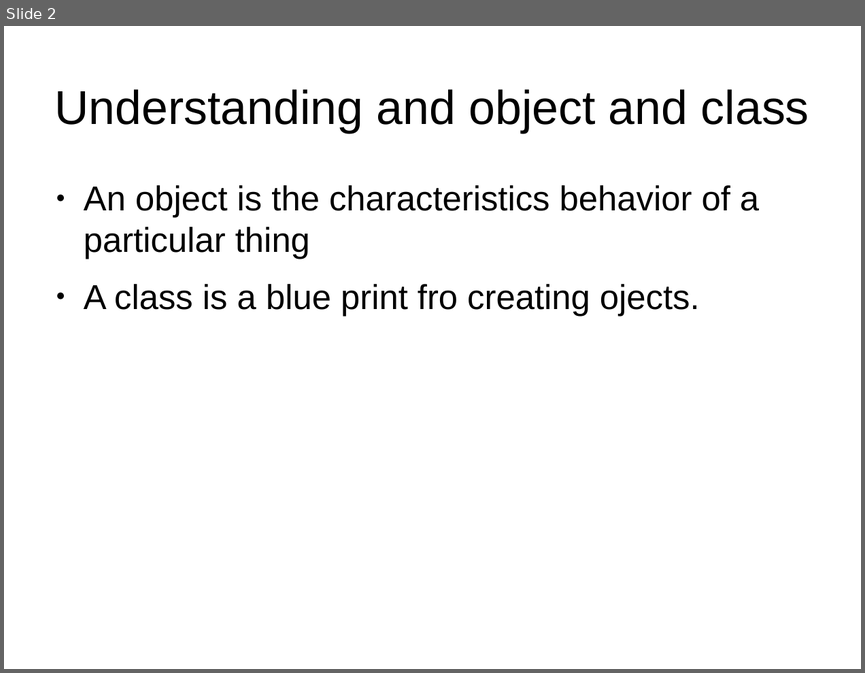
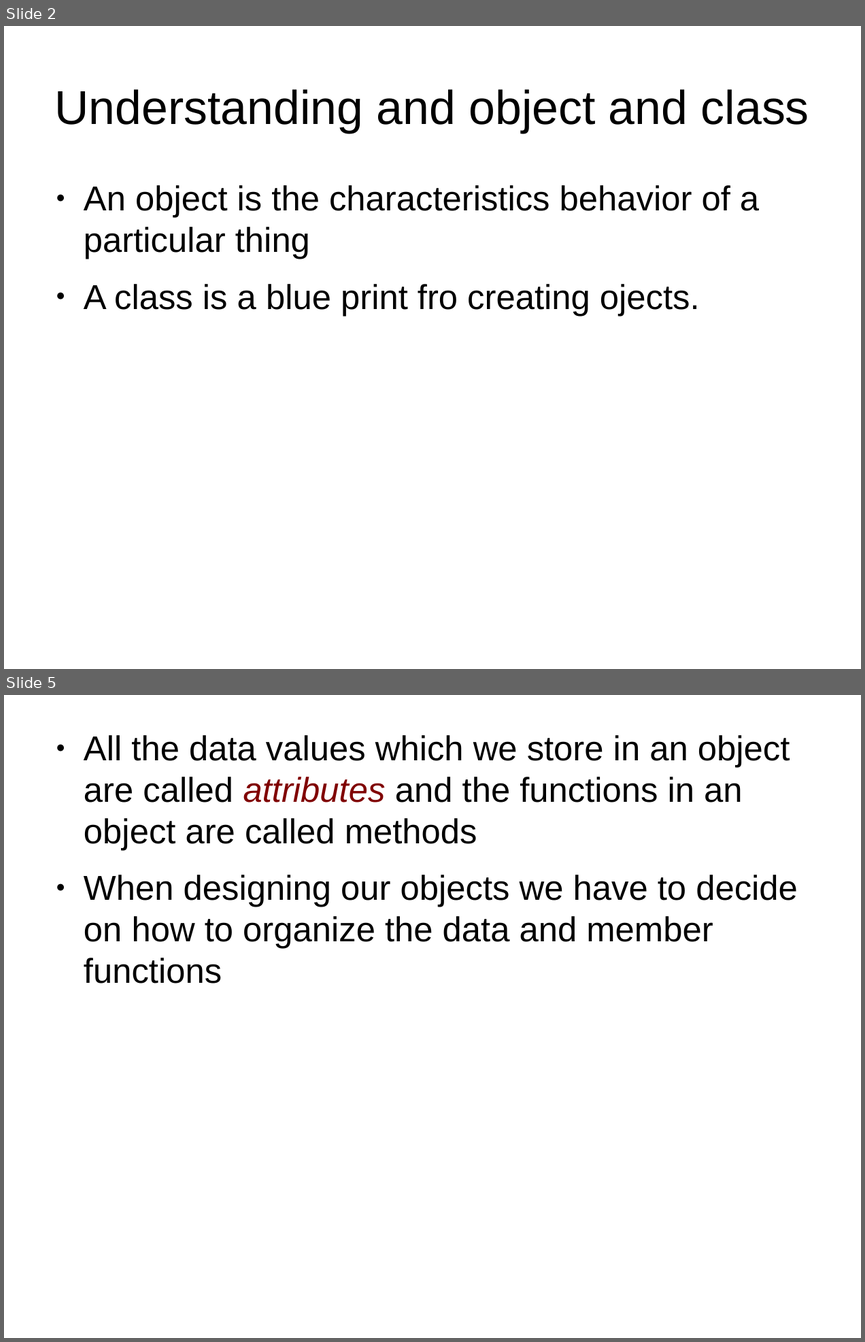
Before and after one commit to Austin0077/mmu_PythonBootcamp, a slide deck: notes/oop_python.odp. Shown one above the other, each under a label of ours: slide 2 before the commit, slides 2 and 5 after it; the slides between them are not shown. The pictures are 865x673 and 865x1342 pixels, drawn with LibreOffice and Linux fonts; fonts in the diff are those of the drawing. Boxes give left, top, right and bottom in pixels: in the first picture for what was removed or moved away, otherwise in the second. Text is boxed around its words. In the diff, an @@ line names an element or a change of style, - is before the commit and + after.

```diff
--- a/notes/oop_python.odp
+++ b/notes/oop_python.odp
@@ slide 5 added at bbox=[4, 695, 861, 1338], background #FFFFFF @@
@@ text added at bbox=[84, 735, 798, 983], 32 pt, text #000000 @@
+● All the data values which we store in an object are called attributes and the functions in an object are called methods
+● When designing our objects we have to decide on how to organize the data and member functions
```
Also in this commit, not shown: 1 slide changed, 3 other slides added, 2 other files.
